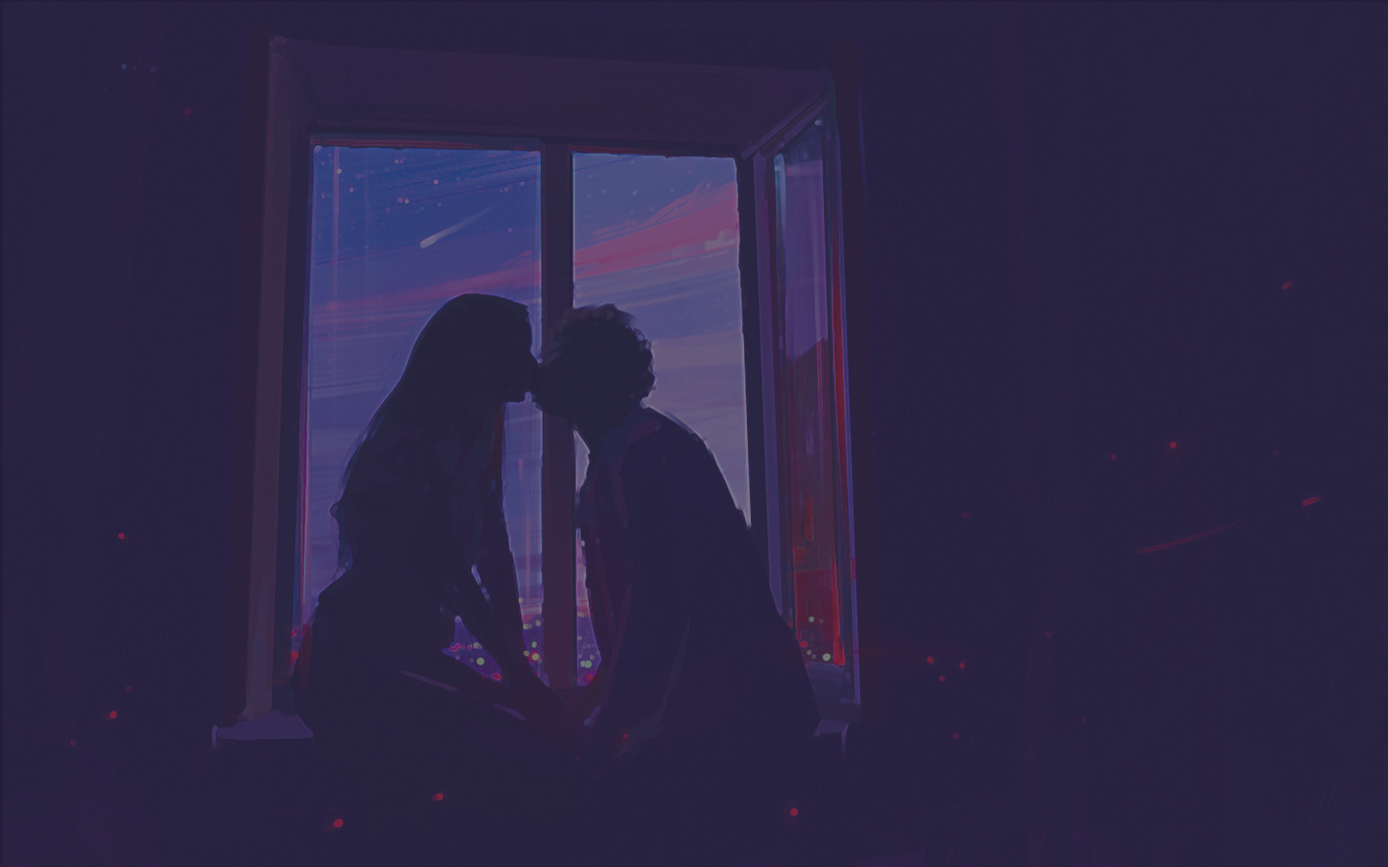
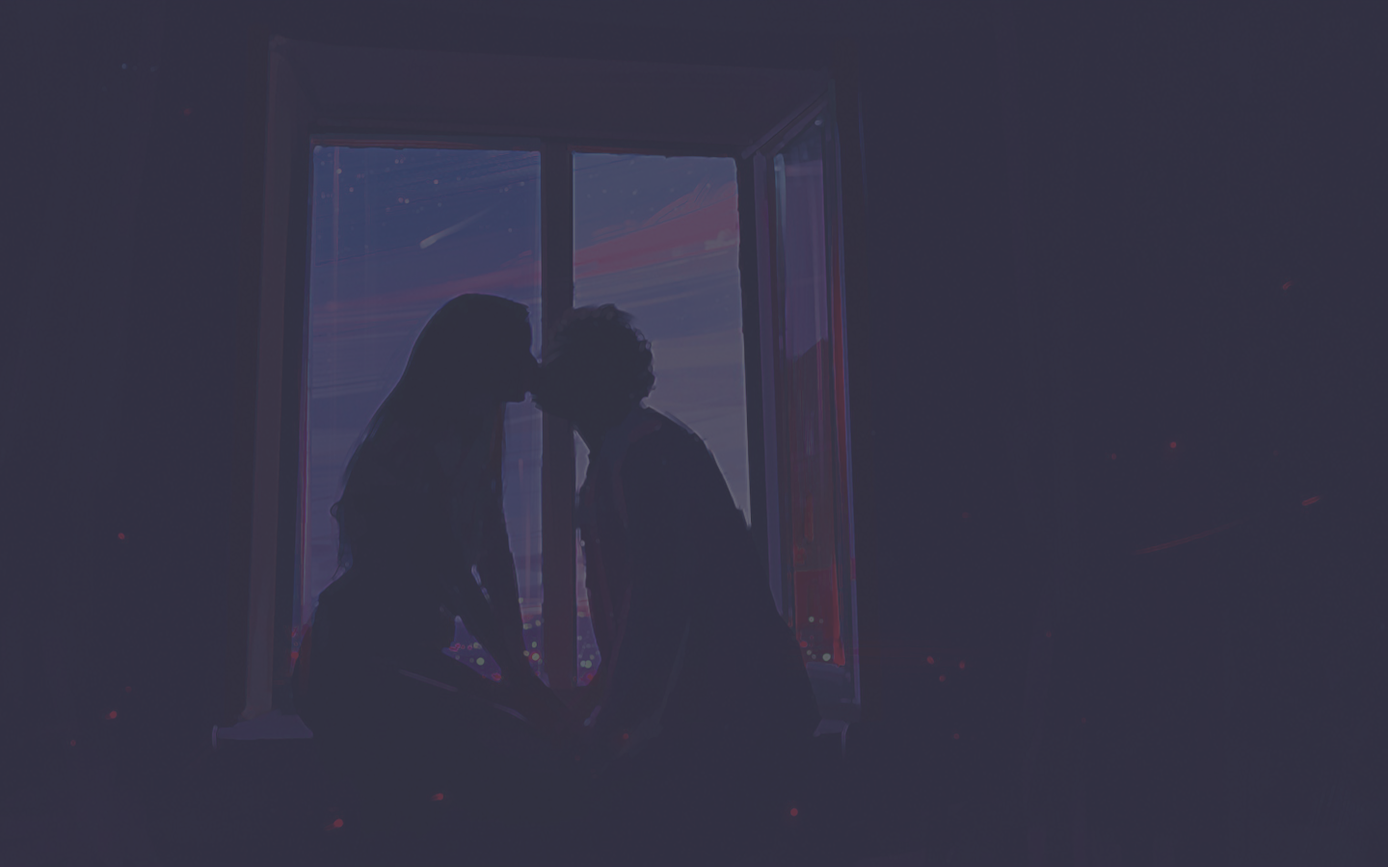
Layer changes from the first 1388px x 867px image to the second:
removed layer "Pasted Layer #3" (was color, 10%) over [left=0, top=0, right=1388, bottom=867]
removed layer "Pasted Layer #2" (was 20%) over [left=0, top=0, right=1388, bottom=867]
added layer "Layer #4" (15%) above "Layer #1" over [left=0, top=0, right=1388, bottom=867]
added layer "Layer #1" (30%) above "Layer #2" over [left=0, top=0, right=1388, bottom=867]
added layer "Layer #2" (15%) above "Layer" over [left=0, top=0, right=1388, bottom=867]
added layer "Layer" (color, 60%) above "Layer #3" over [left=0, top=0, right=1388, bottom=867]
"Layer #3": opacity 10% → 3%, blend normal → lighten, painted on it over [left=0, top=0, right=1388, bottom=867]
removed layer "Pasted Layer #1" (was color, 50%) over [left=0, top=0, right=1388, bottom=867]
painted on "alena-aenami-002.jpg" over [left=0, top=0, right=1388, bottom=867]
